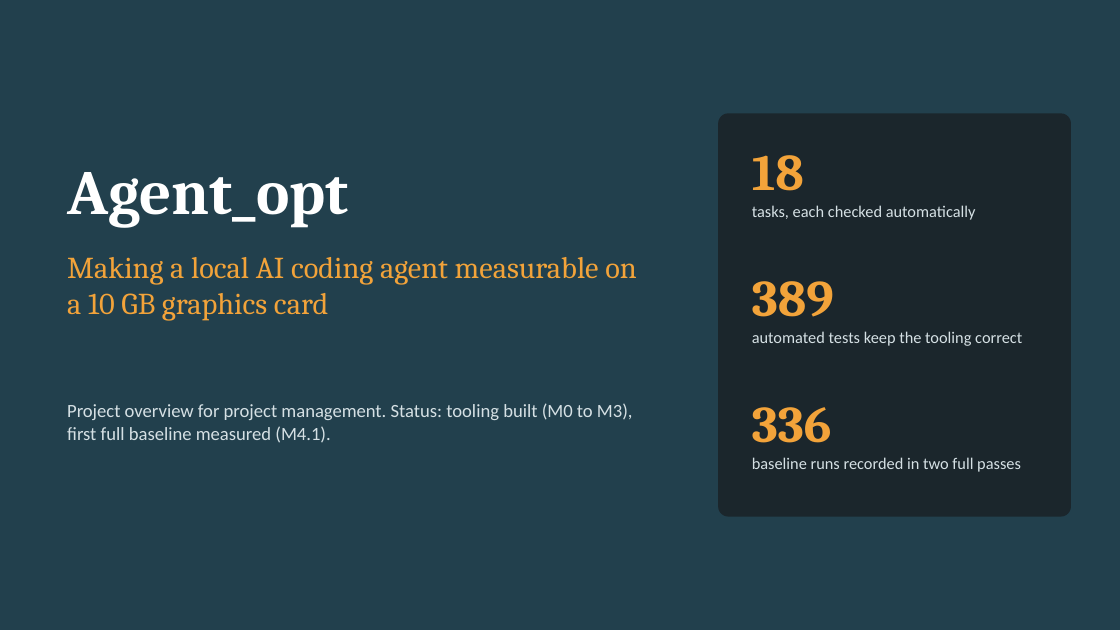
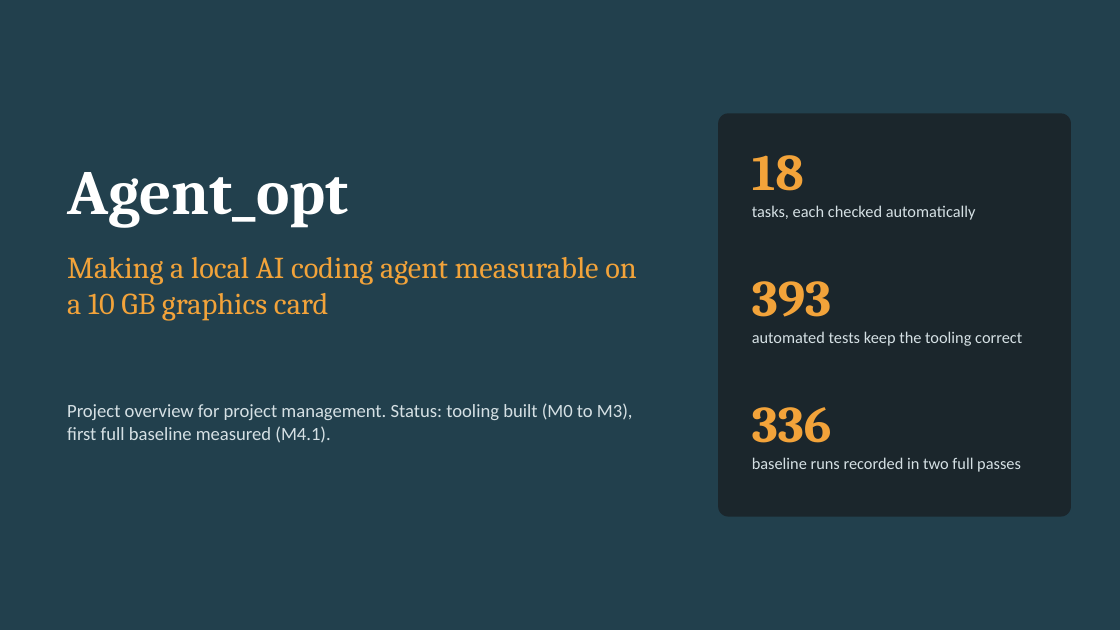
Before and after one commit to npwa/agent_opt, a slide deck: slide 1 of Doc/Agent_opt.pptx. Drawn at 1120x630 pixels with LibreOffice and Linux fonts; fonts in the diff are those of the drawing. Boxes give left, top, right and bottom in pixels: in the first picture for what was removed or moved away, otherwise in the second. Text is boxed around its words. In the diff, an @@ line names an element or a change of style, - is before the commit and + after.

```diff
--- a/Doc/Agent_opt.pptx
+++ b/Doc/Agent_opt.pptx
@@ text at box(752, 281, 832, 317): text changed @@
-389
+393
```
Also in this commit, not shown: 1 other slide changed, 8 other files.
